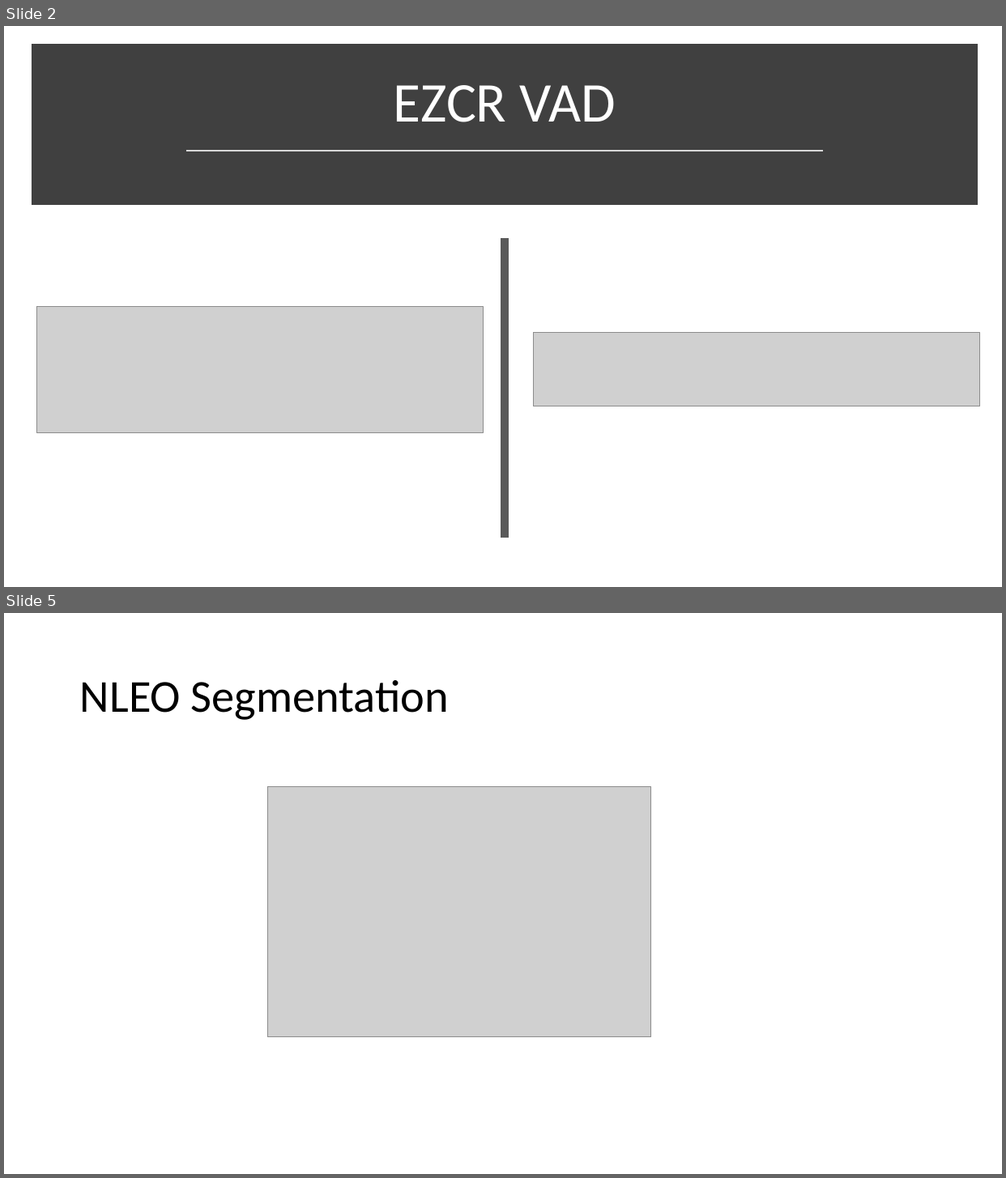
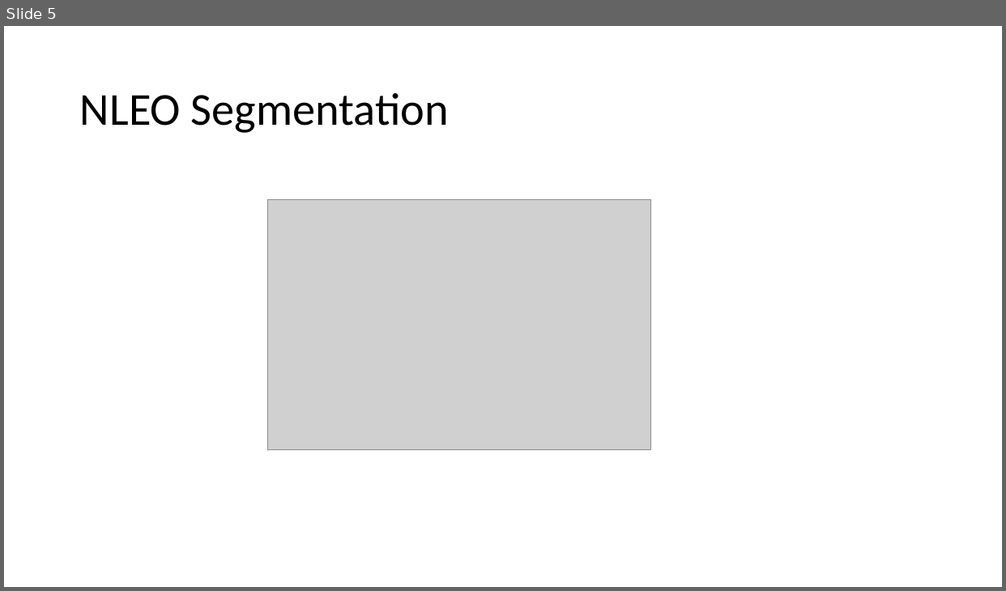
Before and after one commit to vkoil/pempheris-adspersa-alphabetisation, a slide deck: Bigeye Vocalisation.pptx. Shown one above the other, each under a label of ours: slides 2 and 5 before the commit, slide 5 after it; the slides between them are not shown. The pictures are 1006x1178 and 1006x591 pixels, drawn with LibreOffice and Linux fonts; fonts in the diff are those of the drawing; grey boxes stand for pictures. Boxes give left, top, right and bottom in pixels: in the first picture for what was removed or moved away, otherwise in the second. Text is boxed around its words. In the diff, an @@ line names an element or a change of style, - is before the commit and + after.

```diff
--- a/Bigeye Vocalisation.pptx
+++ b/Bigeye Vocalisation.pptx
@@ slide 2 removed at (x1=4, y1=26, x2=1002, y2=587), background #FFFFFF @@
@@ rectangle removed at (x1=36, y1=49, x2=973, y2=200) @@
@@ title removed at (x1=394, y1=85, x2=616, y2=122) @@
-EZCR VAD
@@ line removed from (187, 150) to (823, 150) @@
@@ line removed from (505, 238) to (505, 538) @@
@@ picture removed at (x1=36, y1=307, x2=484, y2=433) @@
@@ picture removed at (x1=533, y1=333, x2=980, y2=407) @@
```
Also in this commit, not shown: 1 slide changed, 3 slides added, 2 other slides removed.
